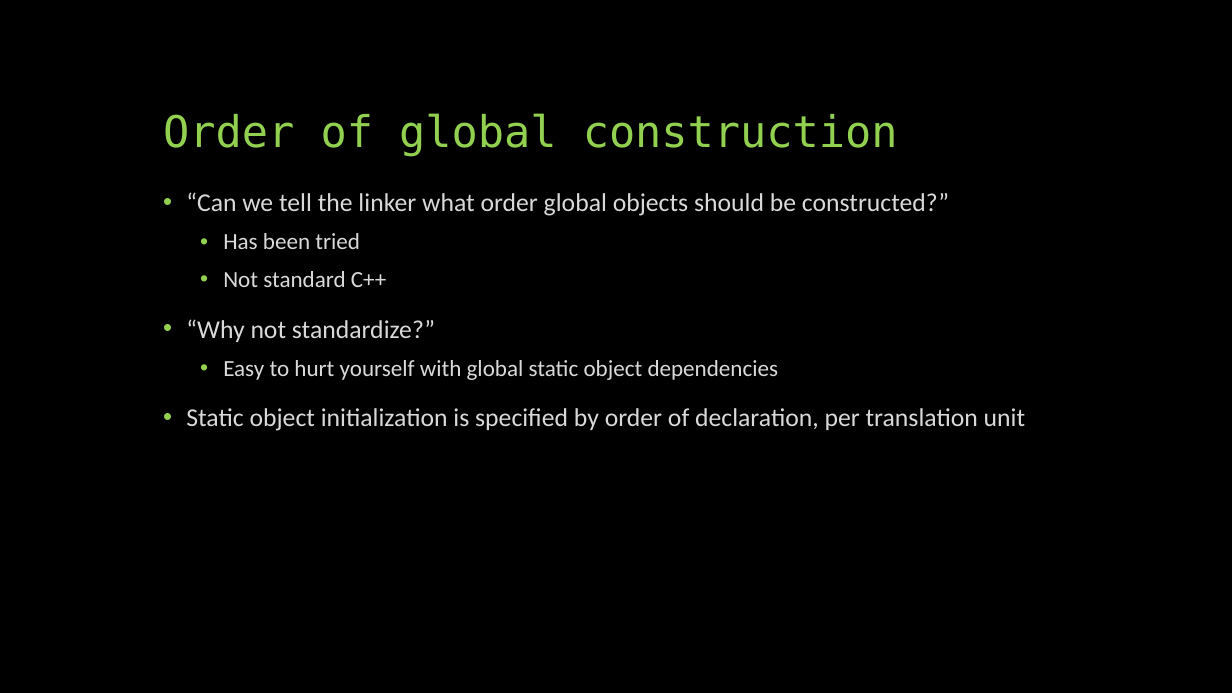
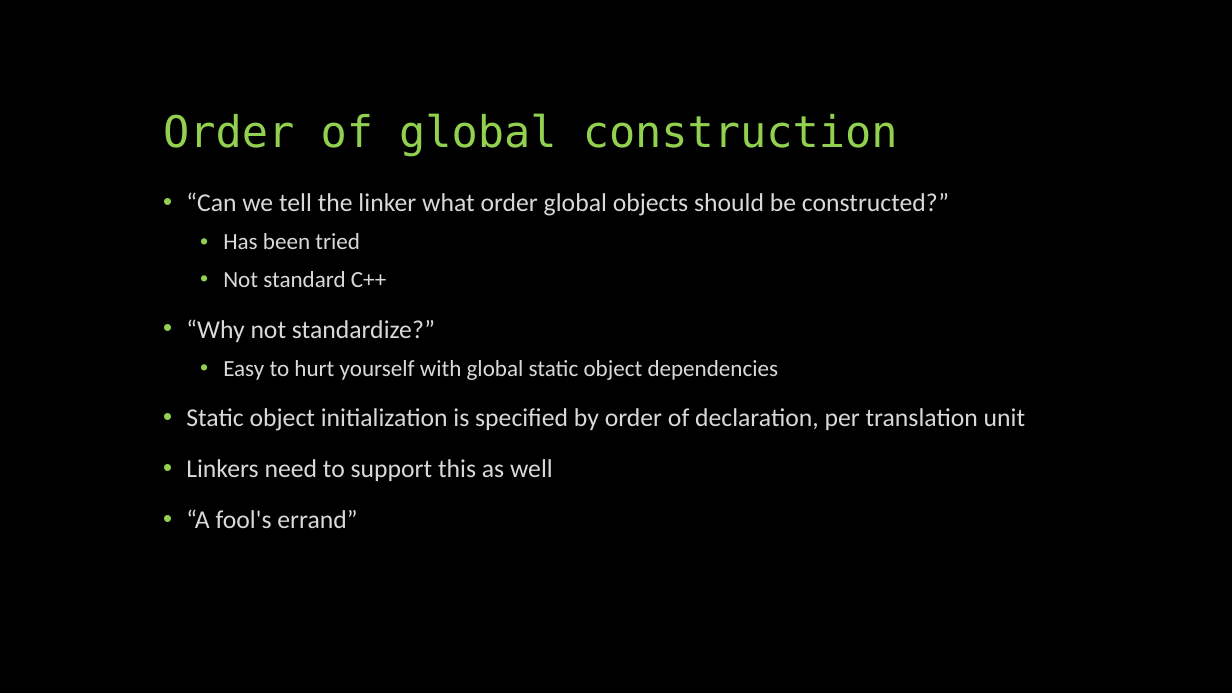
Before and after one commit to FHorrie/Prog4Presentation, a slide deck: slide 4 of Beautiful C++ ch3-2 I.3.pptx. Drawn at 1232x693 pixels with LibreOffice and Linux fonts; fonts in the diff are those of the drawing. Boxes give left, top, right and bottom in pixels: in the first picture for what was removed or moved away, otherwise in the second. Text is boxed around its words. In the diff, an @@ line names an element or a change of style, - is before the commit and + after.

```diff
--- a/Beautiful C++ ch3-2 I.3.pptx
+++ b/Beautiful C++ ch3-2 I.3.pptx
@@ text at (x1=186, y1=459, x2=553, y2=528): paragraphs added @@
+• Linkers need to support this as well
+• “A fool's errand”
```
Also in this commit, not shown: 5 slides added.
